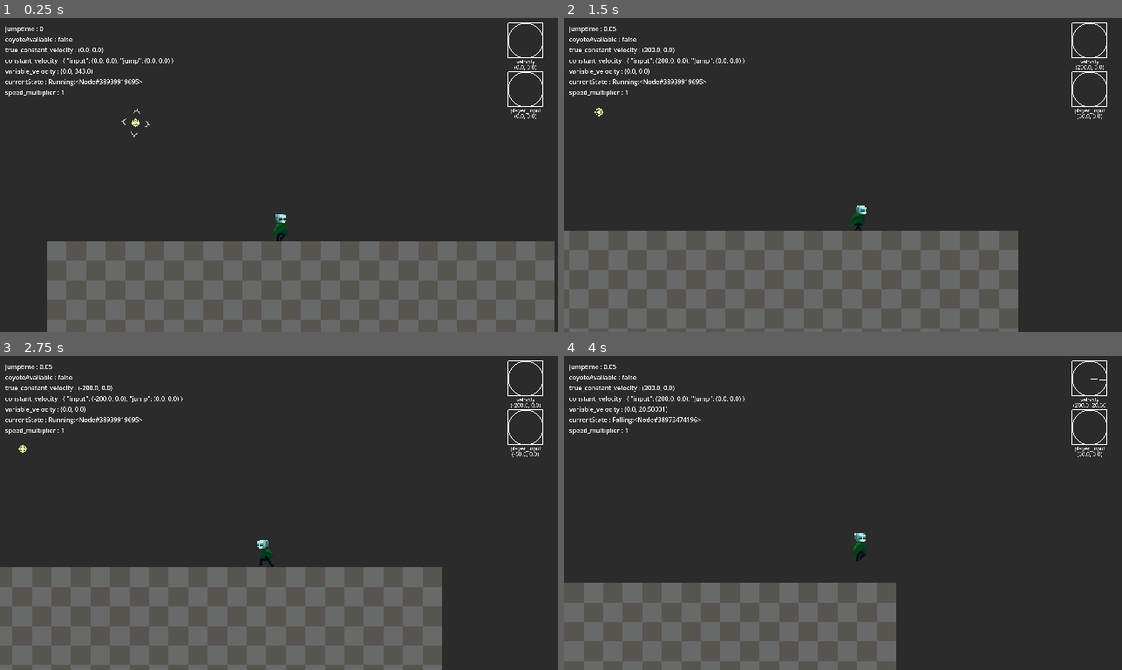
Above: before the commit, frames 1-4 (two rows, left to right).
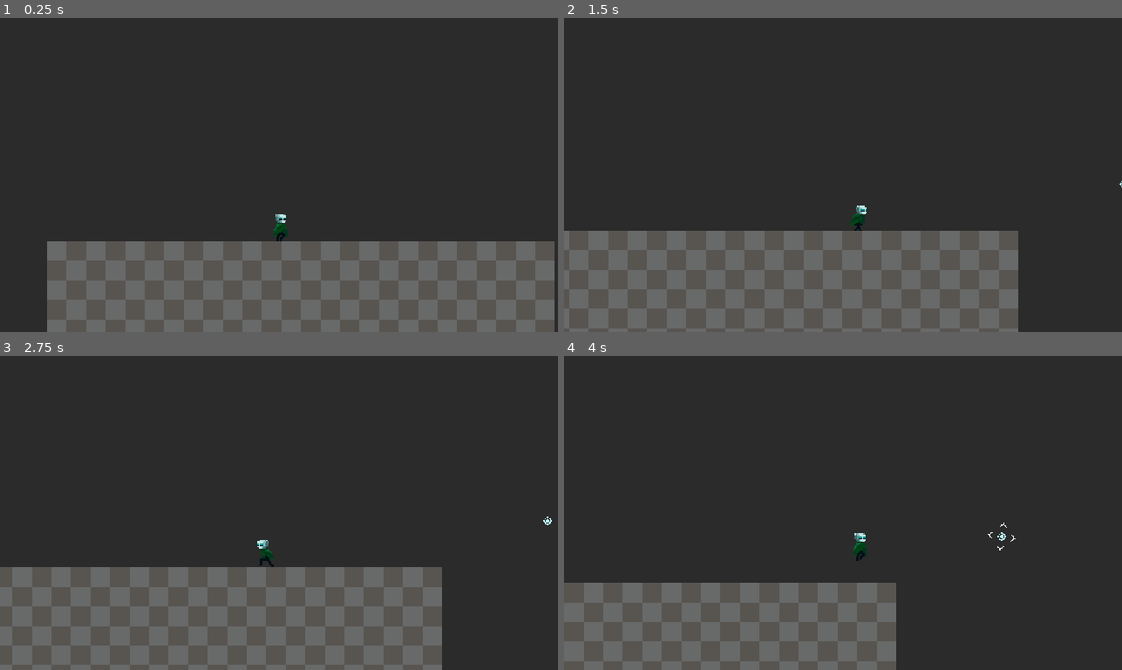
Above: after the commit, the same moments.

Repository: Nicolas0898/projeto-de-jogo-info
Game: Godot game, scene res://Scenes/Map/DEBUG_MAP.tscn
Same seed, same stepped clock (60 frames per second), same inputs: the game is played once before the commit and once after it.
Inputs (mouse positions are in pixels of both pictures, inside the frame that each line leads up to):
- Up to frame 1 (0.25 s): no input
- Up to frame 2 (1.5 s): move the mouse to (965, 159) at 0.52 s; hold D (right) from 0.53 s (still down); tap Space (jump) at 0.77 s; move the mouse to (731, 190) at 1.27 s
- Up to frame 3 (2.75 s): tap Space (jump) at 1.52 s; move the mouse to (334, 443) at 2.02 s; release D (right) at 2.03 s; hold A (left) from 2.03 s (still down)
- Up to frame 4 (4 s): move the mouse to (815, 575) at 2.77 s; release A (left) at 2.78 s; hold D (right) from 2.78 s (still down); tap Space (jump) at 3.02, 3.77 s; move the mouse to (1010, 560) at 3.52 s

The runs differ from the first frame. In frame 1, 1.1% of the frame differs, in the area x 0-98%, y 1-39%; in frame 2, 1.2%; in frame 3, 1.2%; in frame 4, 1.2%, in the area x 0-98%, y 1-62%.

Commit message:
grapple azul

Diff:
--- a/Scenes/Map/DEBUG_MAP.tscn
+++ b/Scenes/Map/DEBUG_MAP.tscn
@@ -28,69 +28,6 @@
 
 [sub_resource type="RectangleShape2D" id="RectangleShape2D_85qc2"]
 size = Vector2(158, 181)
-
-[sub_resource type="Animation" id="Animation_a0ayn"]
-resource_name = "new_animation"
-length = 5.0
-loop_mode = 1
-step = 0.01
-tracks/0/type = "value"
-tracks/0/imported = false
-tracks/0/enabled = true
-tracks/0/path = NodePath("GrappleNode5:position")
-tracks/0/interp = 1
-tracks/0/loop_wrap = true
-tracks/0/keys = {
-"times": PackedFloat32Array(0, 2.46, 4.98),
-"transitions": PackedFloat32Array(1, 1, 1),
-"update": 0,
-"values": [Vector2(0, 0), Vector2(658, 0), Vector2(0, 0)]
-}
-tracks/1/type = "value"
-tracks/1/imported = false
-tracks/1/enabled = true
-tracks/1/path = NodePath("GrappleNode5:rotation")
-tracks/1/interp = 1
-tracks/1/loop_wrap = true
-tracks/1/keys = {
-"times": PackedFloat32Array(0),
-"transitions": PackedFloat32Array(1),
-"update": 0,
-"values": [0.0]
-}
-
-[sub_resource type="Animation" id="Animation_d8yk5"]
-length = 0.001
-tracks/0/type = "value"
-tracks/0/imported = false
-tracks/0/enabled = true
-tracks/0/path = NodePath("GrappleNode5:position")
-tracks/0/interp = 1
-tracks/0/loop_wrap = true
-tracks/0/keys = {
-"times": PackedFloat32Array(0),
-"transitions": PackedFloat32Array(1),
-"update": 0,
-"values": [Vector2(0, 0)]
-}
-tracks/1/type = "value"
-tracks/1/imported = false
-tracks/1/enabled = true
-tracks/1/path = NodePath("GrappleNode5:rotation")
-tracks/1/interp = 1
-tracks/1/loop_wrap = true
-tracks/1/keys = {
-"times": PackedFloat32Array(0),
-"transitions": PackedFloat32Array(1),
-"update": 0,
-"values": [0.0]
-}
-
-[sub_resource type="AnimationLibrary" id="AnimationLibrary_1e30r"]
-_data = {
-&"RESET": SubResource("Animation_d8yk5"),
-&"new_animation": SubResource("Animation_a0ayn")
-}
 
 [node name="Node2D" type="Node2D"]
 
@@ -122,11 +59,40 @@
 [node name="GrappleNode" parent="." instance=ExtResource("6_d8yk5")]
 position = Vector2(880, -496)
 
-[node name="GrappleNode5" parent="." instance=ExtResource("6_d8yk5")]
-position = Vector2(1393, -514)
+[node name="GrappleNode6" parent="." instance=ExtResource("6_d8yk5")]
+modulate = Color(0.74902, 0.992157, 1, 1)
+position = Vector2(2253, -396)
+type = 1
+
+[node name="GrappleNode7" parent="." instance=ExtResource("6_d8yk5")]
+modulate = Color(0.74902, 0.992157, 1, 1)
+position = Vector2(2556, -196)
+type = 1
+
+[node name="GrappleNode8" parent="." instance=ExtResource("6_d8yk5")]
+modulate = Color(0.74902, 0.992157, 1, 1)
+position = Vector2(2903, -455)
+type = 1
+
+[node name="GrappleNode9" parent="." instance=ExtResource("6_d8yk5")]
+modulate = Color(0.74902, 0.992157, 1, 1)
+position = Vector2(2666, -752)
+type = 1
+
+[node name="GrappleNode10" parent="." instance=ExtResource("6_d8yk5")]
+modulate = Color(0.74902, 0.992157, 1, 1)
+position = Vector2(2640, -446)
+type = 1
+
+[node name="GrappleNode11" parent="." instance=ExtResource("6_d8yk5")]
+modulate = Color(0.74902, 0.992157, 1, 1)
+position = Vector2(3305, -484)
+type = 1
 
 [node name="GrappleNode2" parent="." instance=ExtResource("6_d8yk5")]
-position = Vector2(136, -612)
+modulate = Color(0.74902, 0.992157, 1, 1)
+position = Vector2(-35, -572)
+type = 1
 
 [node name="GrappleNode3" parent="." instance=ExtResource("6_d8yk5")]
 position = Vector2(-962, -497)
@@ -134,13 +100,27 @@
 [node name="GrappleNode4" parent="." instance=ExtResource("6_d8yk5")]
 position = Vector2(-1447, -486)
 
-[node name="Node2D" type="Node2D" parent="."]
-position = Vector2(2437, -190)
+[node name="GrappleNode5" parent="." instance=ExtResource("6_d8yk5")]
+modulate = Color(0.74902, 0.992157, 1, 1)
+position = Vector2(-3194, -308)
+type = 1
 
-[node name="GrappleNode5" parent="Node2D" instance=ExtResource("6_d8yk5")]
+[node name="GrappleNode12" parent="." instance=ExtResource("6_d8yk5")]
+modulate = Color(0.74902, 0.992157, 1, 1)
+position = Vector2(3915, -323)
+type = 1
 
-[node name="AnimationPlayer" type="AnimationPlayer" parent="Node2D"]
-libraries = {
-&"": SubResource("AnimationLibrary_1e30r")
-}
-autoplay = "new_animation"
+[node name="GrappleNode13" parent="." instance=ExtResource("6_d8yk5")]
+modulate = Color(0.74902, 0.992157, 1, 1)
+position = Vector2(3640, -532)
+type = 1
+
+[node name="GrappleNode14" parent="." instance=ExtResource("6_d8yk5")]
+modulate = Color(0.74902, 0.992157, 1, 1)
+position = Vector2(3064, -248)
+type = 1
+
+[node name="GrappleNode15" parent="." instance=ExtResource("6_d8yk5")]
+modulate = Color(0.74902, 0.992157, 1, 1)
+position = Vector2(3037, -706)
+type = 1
--- a/Scenes/Objects/grapple_node.tscn
+++ b/Scenes/Objects/grapple_node.tscn
@@ -4,10 +4,10 @@
 [ext_resource type="Texture2D" uid="uid://drcf5t5l70dxw" path="res://Images/hookpoint.png" id="2_s474p"]
 
 [node name="GrappleNode" type="Node2D" groups=["GrappleNode"]]
+modulate = Color(0.996078, 1, 0.658824, 1)
 z_index = 2
 script = ExtResource("1_wkgti")
 
 [node name="Sprite2D" type="Sprite2D" parent="."]
-modulate = Color(0.99619, 1, 0.657234, 1)
 texture_repeat = 2
 texture = ExtResource("2_s474p")
--- a/Scenes/Player/Character.tscn
+++ b/Scenes/Player/Character.tscn
@@ -161,10 +161,6 @@
 script = ExtResource("6_try8w")
 metadata/_custom_type_script = "uid://ca8wa4d6wsrqb"
 
-[node name="Crouching" type="Node" parent="StateMachine"]
-script = ExtResource("7_8qehs")
-metadata/_custom_type_script = "uid://ca8wa4d6wsrqb"
-
 [node name="Hooking" type="Node" parent="StateMachine"]
 script = ExtResource("13_1m0su")
 metadata/_custom_type_script = "uid://ca8wa4d6wsrqb"
@@ -188,6 +184,7 @@
 
 [node name="DebugMenu" parent="CanvasLayer" instance=ExtResource("5_owfaj")]
 unique_name_in_owner = true
+visible = false
 
 [node name="CrouchCast" type="RayCast2D" parent="."]
 position = Vector2(-13, -16)
@@ -211,3 +208,7 @@
 frame = 3
 frame_progress = 1.0
 offset = Vector2(0.920864, -1.3813)
+
+[node name="Crouching" type="Node" parent="."]
+script = ExtResource("7_8qehs")
+metadata/_custom_type_script = "uid://ca8wa4d6wsrqb"
--- a/Scenes/Player/falling.gd
+++ b/Scenes/Player/falling.gd
@@ -16,7 +16,7 @@
 	player.default_player_input()
 	player.default_move()
 
-	if Input.is_action_pressed("down"): player.apply_gravity(delta)
+	#if Input.is_action_pressed("down"): player.apply_gravity(delta)
 	if player.is_on_floor(): stateMachine.requestStateChange("Running")
 
 func onStateEntered(oldState):
--- a/Scenes/Player/hooking.gd
+++ b/Scenes/Player/hooking.gd
@@ -6,6 +6,7 @@
 
 func onInput(event:InputEvent):
 	if event.is_action_released("jump"):
+
 		stateMachine.requestStateChange("Falling")
 
 func onStateEntered(_last):
@@ -15,6 +16,10 @@
 	var plrpos = character.global_position
 
 	current_active_rope = ROPE.instantiate()
+
+	if stateData.hook.type == GrappleNode.PULL:
+		current_active_rope.n_points = 2
+
 	character.add_child(current_active_rope)
 
 	current_active_rope.position = Vector2(0,-16)
@@ -34,10 +39,16 @@
 
 
 func onPhysics(delta:float):
+	if stateData.hook.type == GrappleNode.SWING:
+		swingPhysics(delta)
+	else:
+		pullPhysics(delta)
+
+
+func swingPhysics(delta:float):
 	var player:PlayerCharacter = stateMachine.character
 	var hookpos = stateData.hook.global_position
 	var plrpos = player.global_position
-	current_active_rope.target.global_position = stateData.hook.global_position
 
 
 	var distance = plrpos.distance_to(hookpos)
@@ -60,6 +71,17 @@
 		player.constant_velocity.input = Vector2(direction.x*440,0)
 
 	player.update_velocity()
+	player.move_and_slide()
 
-
-	player.move_and_slide()
+func pullPhysics(delta:float):
+	var player:PlayerCharacter = stateMachine.character
+	var hookpos = stateData.hook.global_position
+	var plrpos = player.global_position
+	var direction = plrpos.direction_to(hookpos)
+	var distance = plrpos.distance_to(hookpos)
+	player.clear_player_input()
+	player.variable_velocity = direction*1000
+	player.check_for_collisions()
+	if distance<30:
+		stateMachine.requestStateChange("Falling")
+	player.default_move()
--- a/Scripts/Components/grapple_node.gd
+++ b/Scripts/Components/grapple_node.gd
@@ -1,8 +1,16 @@
+@tool
 extends Node2D
 class_name GrappleNode
 
 enum {SWING,PULL}
+const swing_color = "#feffa8"
+const pull_color = "#bffdff"
 
 @export var range := 300.0
-@export_enum("Swing","Pull") var type = 0
+@export_enum("Swing","Pull") var type = 0:
+	set(_n):
+		type = _n
+		print(_n)
+		if _n == SWING: modulate = Color.from_string(swing_color,Color.WHITE)
+		if _n == PULL : modulate = Color.from_string(pull_color,Color.WHITE)
 @export var enabled := true
Not shown: 1 places in Scenes/Map/DEBUG_MAP.tscn that only renumber resources
